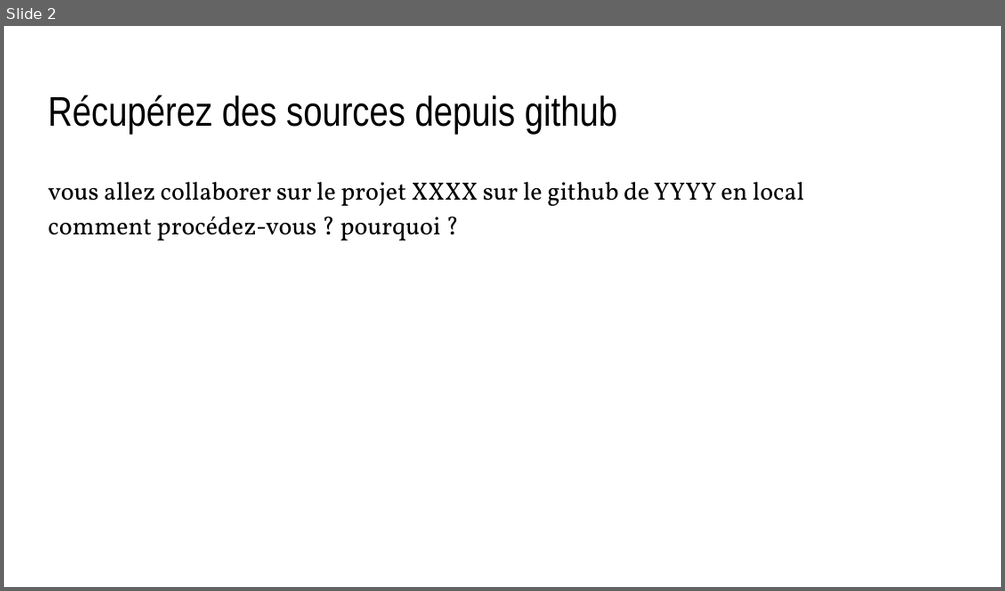
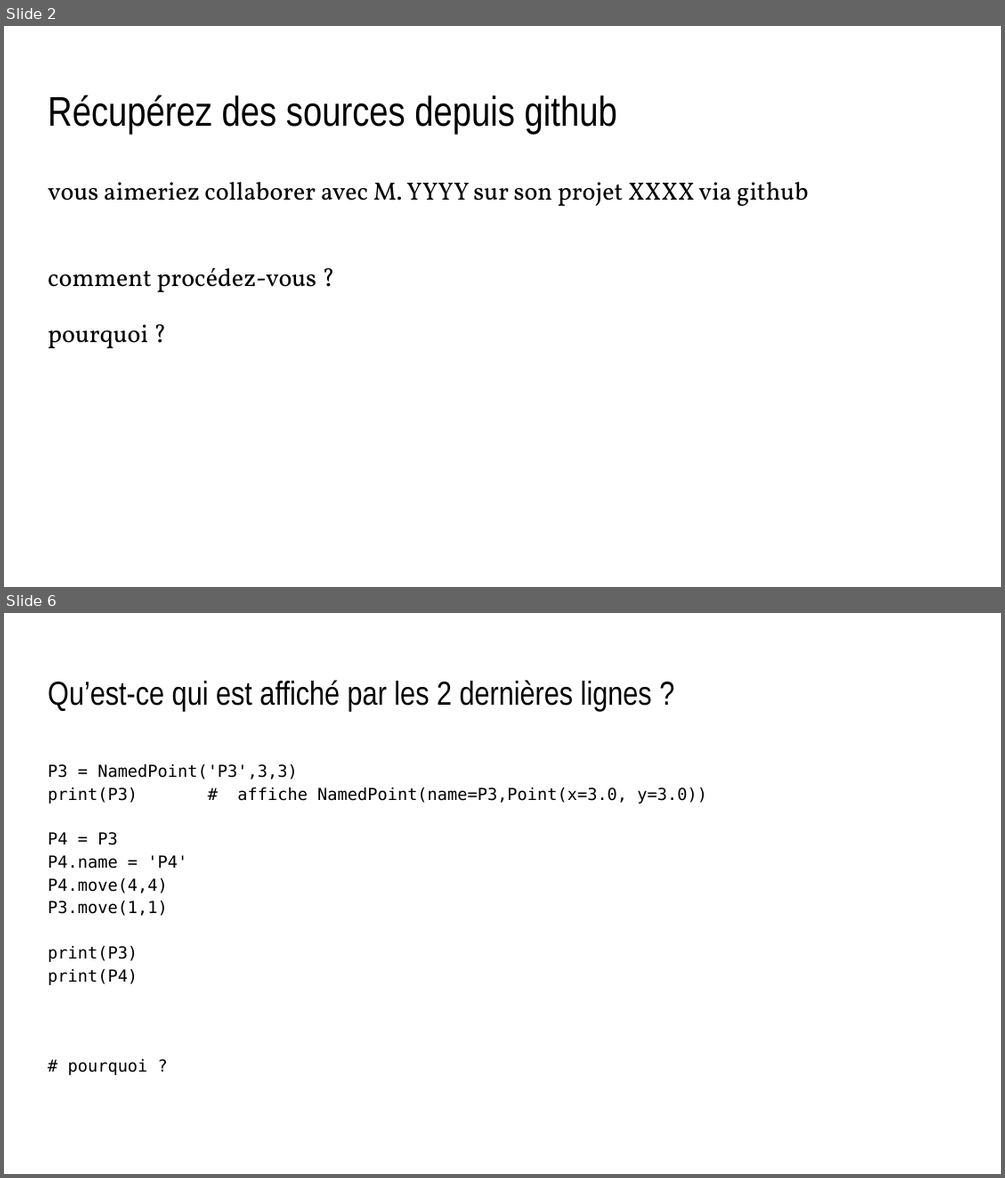
Before and after one commit to lao-tseu-is-alive/mynotebooks, a slide deck: Mise en situation.pptx. Shown one above the other, each under a label of ours: slide 2 before the commit, slides 2 and 6 after it; the slides between them are not shown. The pictures are 1005x591 and 1005x1178 pixels, drawn with LibreOffice and Linux fonts; fonts in the diff are those of the drawing. Boxes give left, top, right and bottom in pixels: in the first picture for what was removed or moved away, otherwise in the second. Text is boxed around its words. In the diff, an @@ line names an element or a change of style, - is before the commit and + after.

```diff
--- a/Mise en situation.pptx
+++ b/Mise en situation.pptx
@@ slide 6 added at [4,613,1001,1174], background #FFFFFF @@
@@ text added at [48,680,652,711], 24 pt, text #000000 @@
+Qu’est-ce qui est affiché par les 2 dernières lignes ?
@@ text added at [48,763,707,1075], 12 pt, text #000000 @@
+P3 = NamedPoint('P3',3,3)
+print(P3) # affiche NamedPoint(name=P3,Point(x=3.0, y=3.0))
+P4 = P3
+P4.name = 'P4'
+P4.move(4,4)
+P3.move(1,1)
+print(P3)
+print(P4)
+# pourquoi ?
@@ slide 2 changed as well @@
@@ text at [48,182,808,348]: text changed @@
-vous allez collaborer sur le projet XXXX sur le github de YYYY en local
-comment procédez-vous ? pourquoi ?
+vous aimeriez collaborer avec M. YYYY sur son projet XXXX via github
+comment procédez-vous ?
+pourquoi ?
```
Also in this commit, not shown: 10 other slides changed, 4 other slides added, 1 slide removed, 3 other files.
